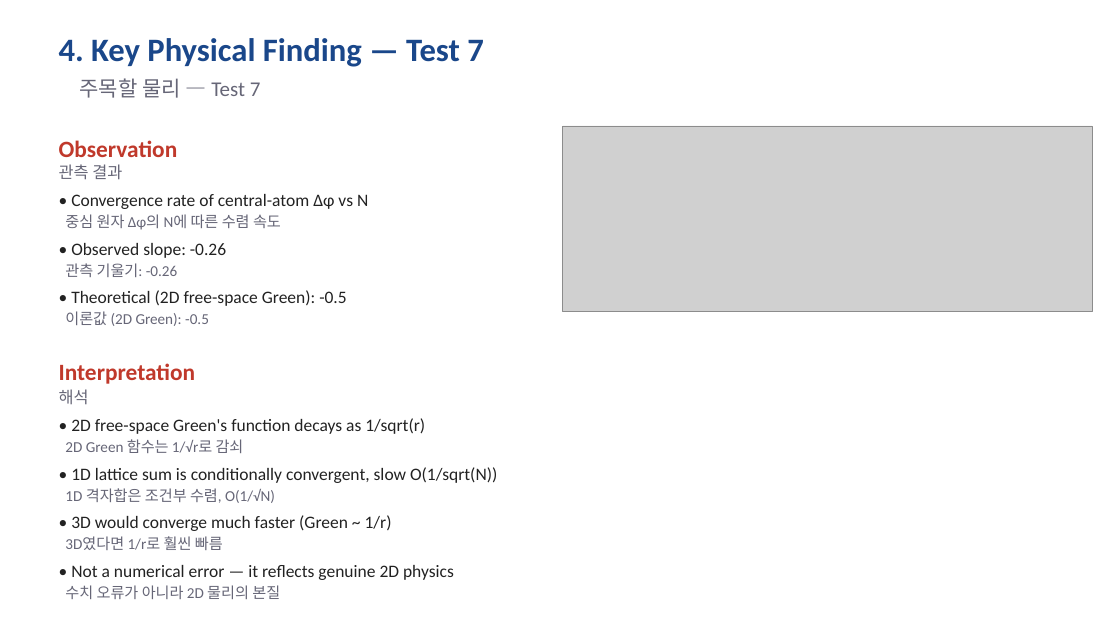
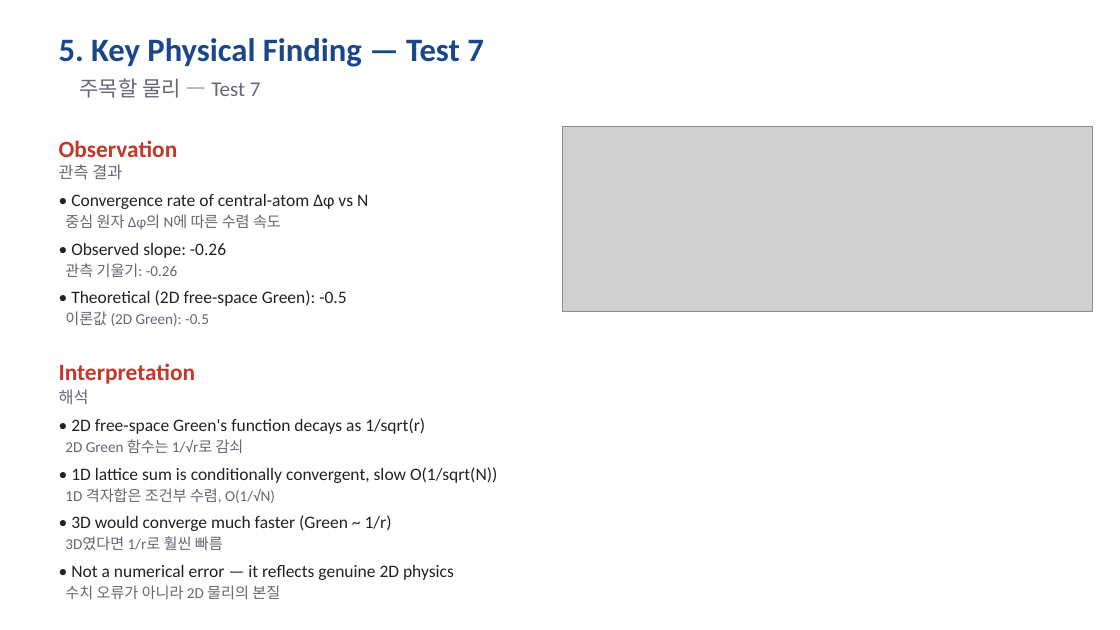
Before and after one commit to songyb111-gachon/week1, a slide deck: slide 6 of week2_progress.pptx (slide 5 before the commit). Drawn at 1120x630 pixels with LibreOffice and Linux fonts; fonts in the diff are those of the drawing; grey boxes stand for pictures. Boxes give left, top, right and bottom in pixels: in the first picture for what was removed or moved away, otherwise in the second. Text is boxed around its words. In the diff, an @@ line names an element or a change of style, - is before the commit and + after.

```diff
--- a/week2_progress.pptx
+++ b/week2_progress.pptx
@@ text at <box>59,38,484,67</box>: text changed @@
-4. Key Physical Finding — Test 7
+5. Key Physical Finding — Test 7
```
Also in this commit, not shown: 5 other slides changed, 1 slide added, 4 other files.
